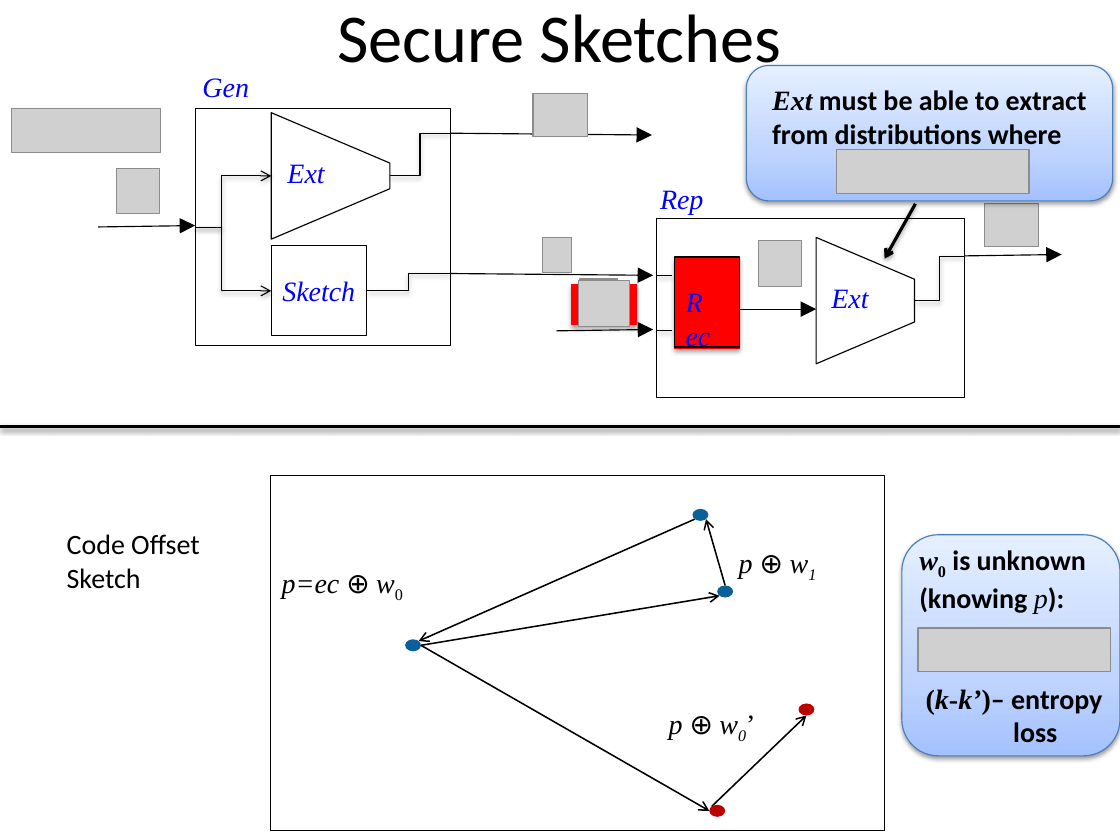
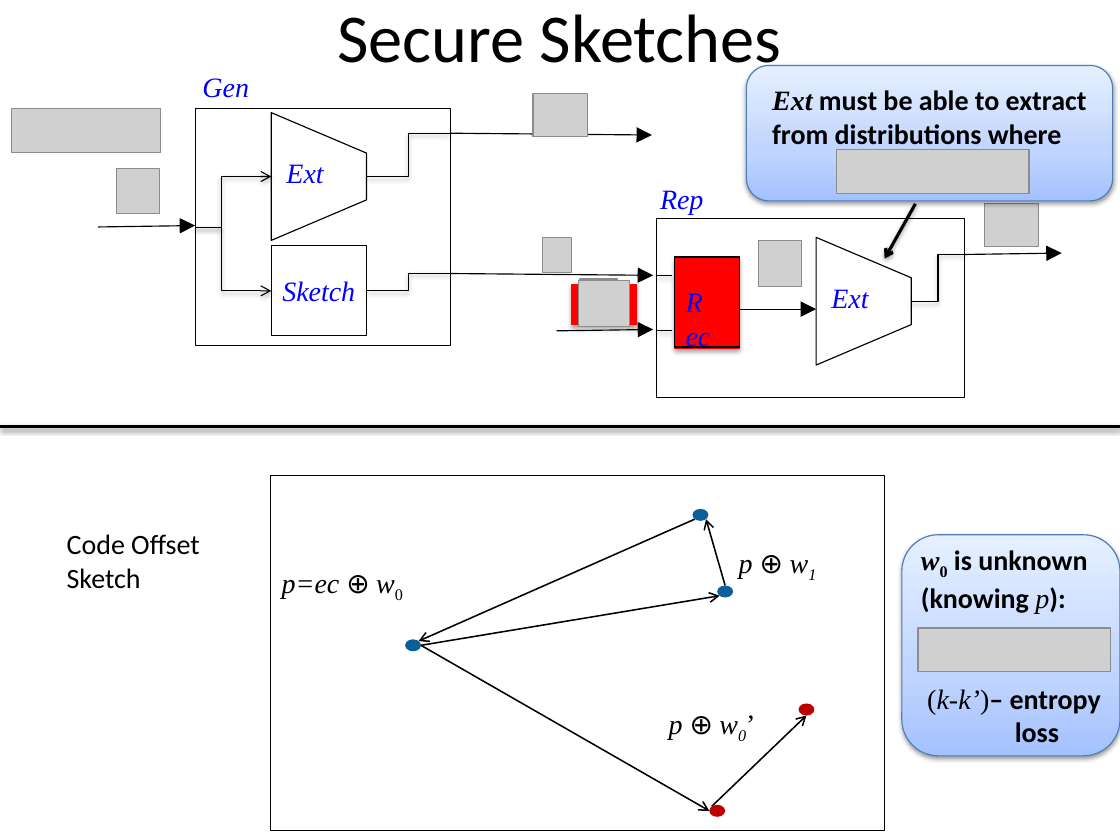
Before and after one commit to xianruimeng/comp-fuzzy-ext, a slide deck: slide 9 of ComputationalFuzzyExtractors.pptx. Drawn at 1120x840 pixels with LibreOffice and Linux fonts; fonts in the diff are those of the drawing; grey boxes stand for pictures. Boxes give left, top, right and bottom in pixels: in the first picture for what was removed or moved away, otherwise in the second. Text is boxed around its words. In the diff, an @@ line names an element or a change of style, - is before the commit and + after.

```diff
--- a/ComputationalFuzzyExtractors.pptx
+++ b/ComputationalFuzzyExtractors.pptx
@@ trapezoid: place and size @@
-trapezoid at [272,113,390,239]
+trapezoid at [272,113,367,240]
@@ elbow line moved from (450, 133) - (390, 176) to (450, 133) - (366, 177) @@
@@ elbow arrow (195, 227) - (271, 177): route changed @@
@@ elbow line (964, 254) - (912, 301): route changed @@
@@ text in rounded rectangle at [927,689,1101,743]: bold off in "(k-k’)–" @@
```
Also in this commit, not shown: 23 other slides changed.
